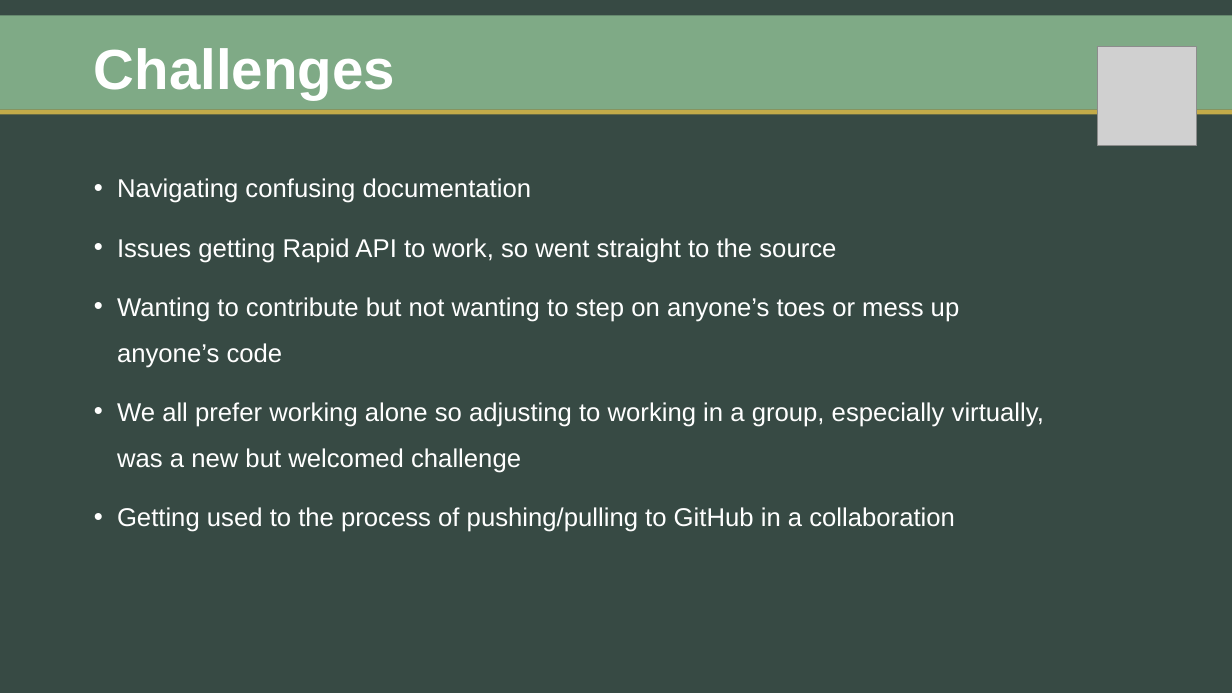
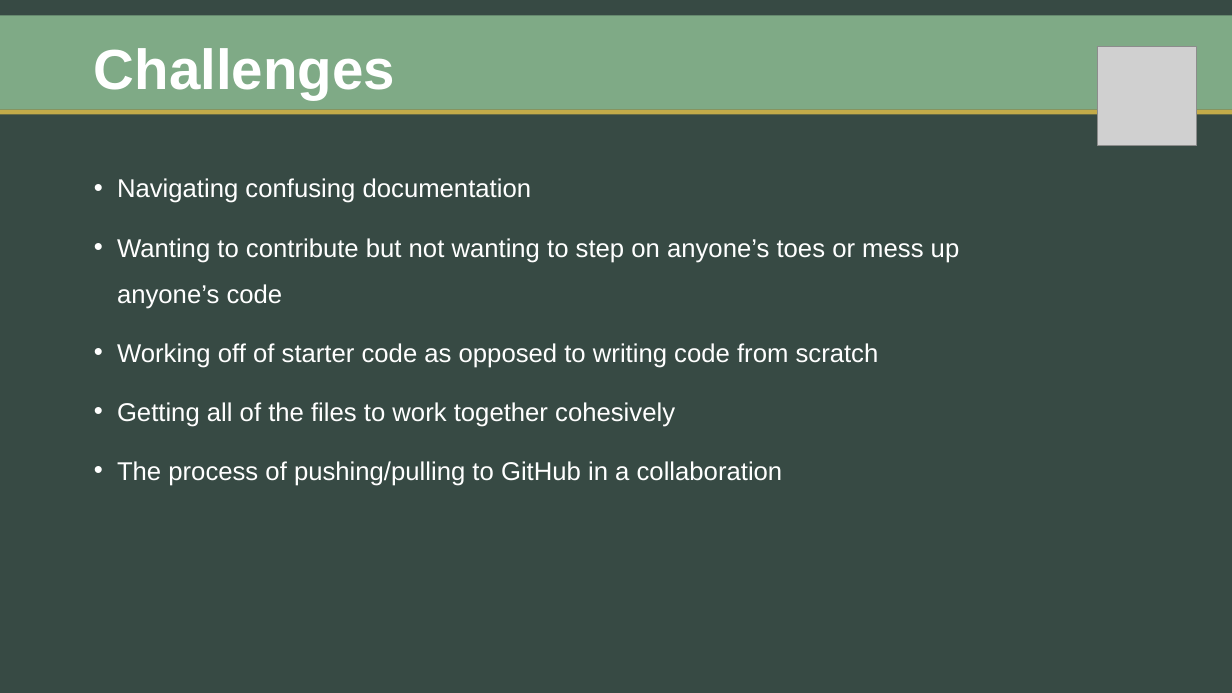
Before and after one commit to zibrahim2046/Project2, a slide deck: slide 6 of FACIA-Presentation.pptx. Drawn at 1232x693 pixels with LibreOffice and Linux fonts; fonts in the diff are those of the drawing; grey boxes stand for pictures. Boxes give left, top, right and bottom in pixels: in the first picture for what was removed or moved away, otherwise in the second. Text is boxed around its words. In the diff, an @@ line names an element or a change of style, - is before the commit and + after.

```diff
--- a/FACIA-Presentation.pptx
+++ b/FACIA-Presentation.pptx
@@ text at (117,238,836,263): paragraph removed @@
-• Issues getting Rapid API to work, so went straight to the source
@@ text at (117,343,879,486): text changed @@
-• We all prefer working alone so adjusting to working in a group, especially virtually, was a new but welcomed challenge
-• Getting used to the process of pushing/pulling to GitHub in a collaboration
+• Working off of starter code as opposed to writing code from scratch
+• Getting all of the files to work together cohesively
+• The process of pushing/pulling to GitHub in a collaboration
```
Also in this commit, not shown: 4 other slides changed.
